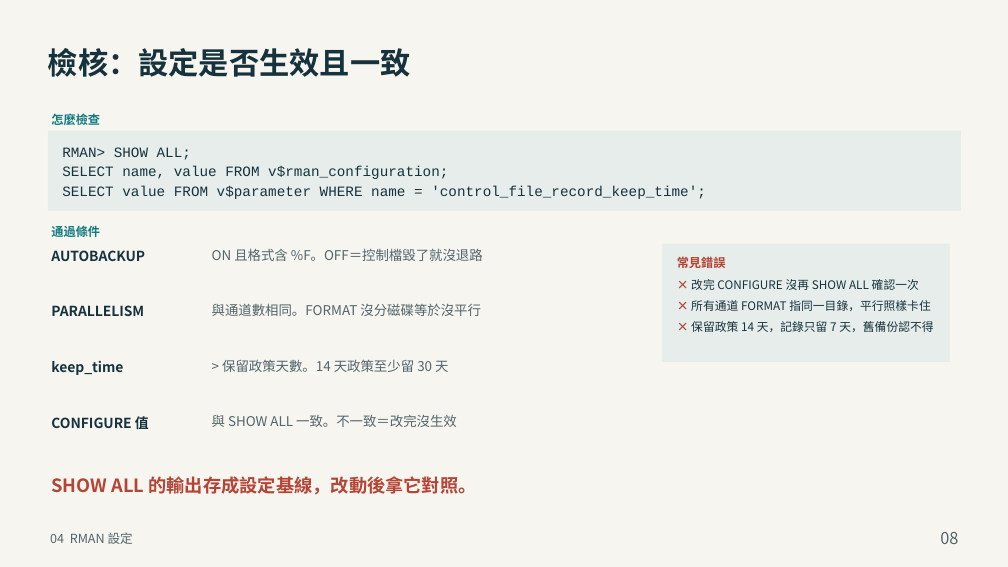
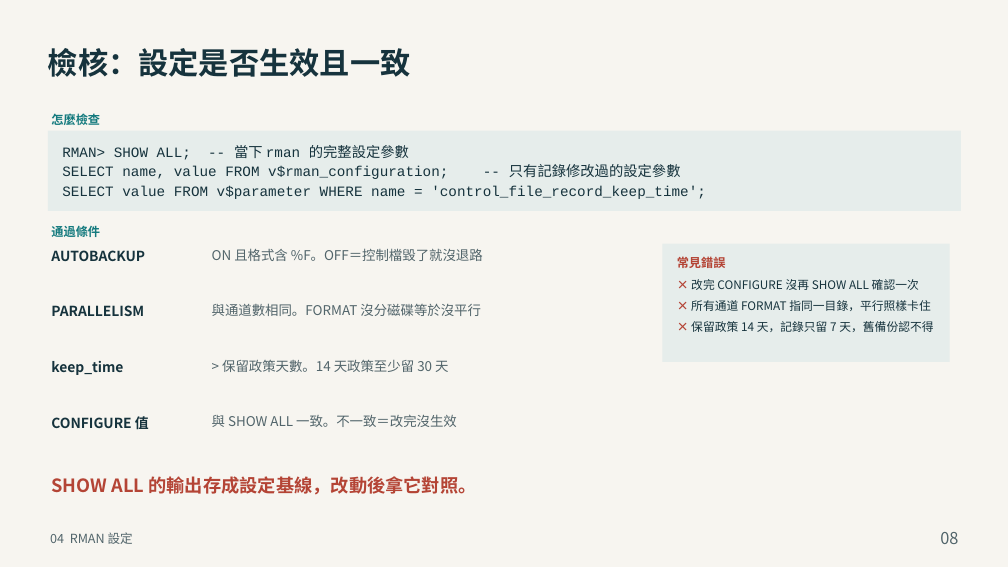
Before and after one commit to YouAreTheBlueSky/Oracle-DBA-Training-Docs, a slide deck: slide 8 of deliver_beginner/04_Oracle_DBA_備份與復原.pptx. Drawn at 1008x567 pixels with LibreOffice and Linux fonts; fonts in the diff are those of the drawing. Boxes give left, top, right and bottom in pixels: in the first picture for what was removed or moved away, otherwise in the second. Text is boxed around its words. In the diff, an @@ line names an element or a change of style, - is before the commit and + after.

```diff
--- a/deliver_beginner/04_Oracle_DBA_備份與復原.pptx
+++ b/deliver_beginner/04_Oracle_DBA_備份與復原.pptx
@@ text at <box>62,145,681,179</box>: text changed @@
-RMAN> SHOW ALL;
-SELECT name, value FROM v$rman_configuration;
+RMAN> SHOW ALL; -- 當下 rman 的完整設定參數
+SELECT name, value FROM v$rman_configuration; -- 只有記錄修改過的設定參數
```
Also in this commit, not shown: 9 other slides changed, 5 other files.
